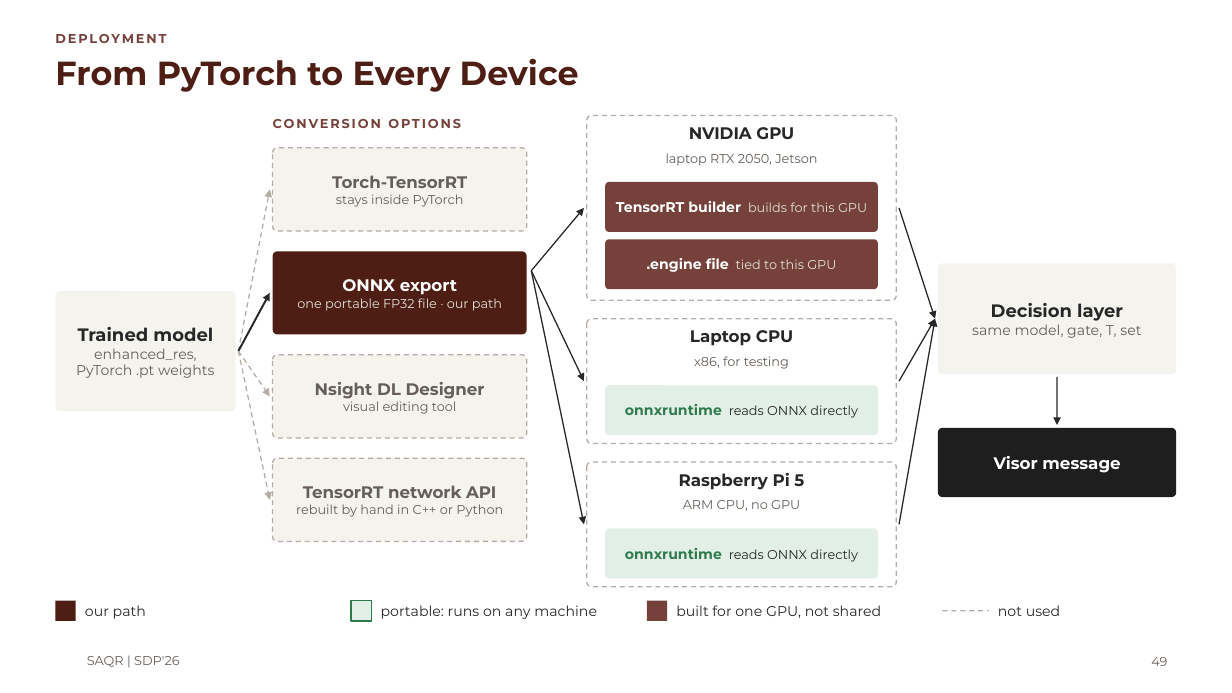
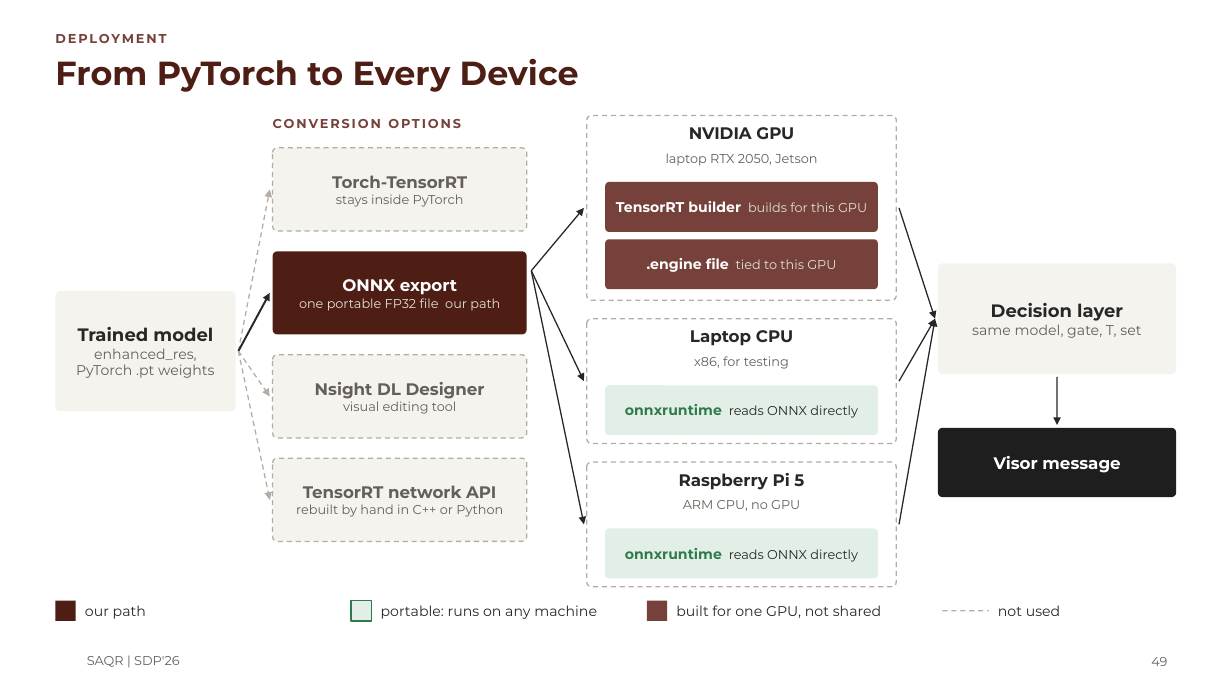
Before and after one commit to MASAR-AUS/SAQR, a slide deck: slide 49 of SAQR CMP490 Presentation.pptx. Drawn at 1232x693 pixels with LibreOffice and Linux fonts; fonts in the diff are those of the drawing; background and template pictures are left out. Boxes give left, top, right and bottom in pixels: in the first picture for what was removed or moved away, otherwise in the second. Text is boxed around its words. In the diff, an @@ line names an element or a change of style, - is before the commit and + after.

```diff
--- a/SAQR CMP490 Presentation.pptx
+++ b/SAQR CMP490 Presentation.pptx
@@ text in rounded rectangle at (x1=299, y1=298, x2=500, y2=311): text changed @@
-one portable FP32 file · our path
+one portable FP32 file our path
```
Also in this commit, not shown: 36 other slides changed, 4 slides added, 4 other files.
